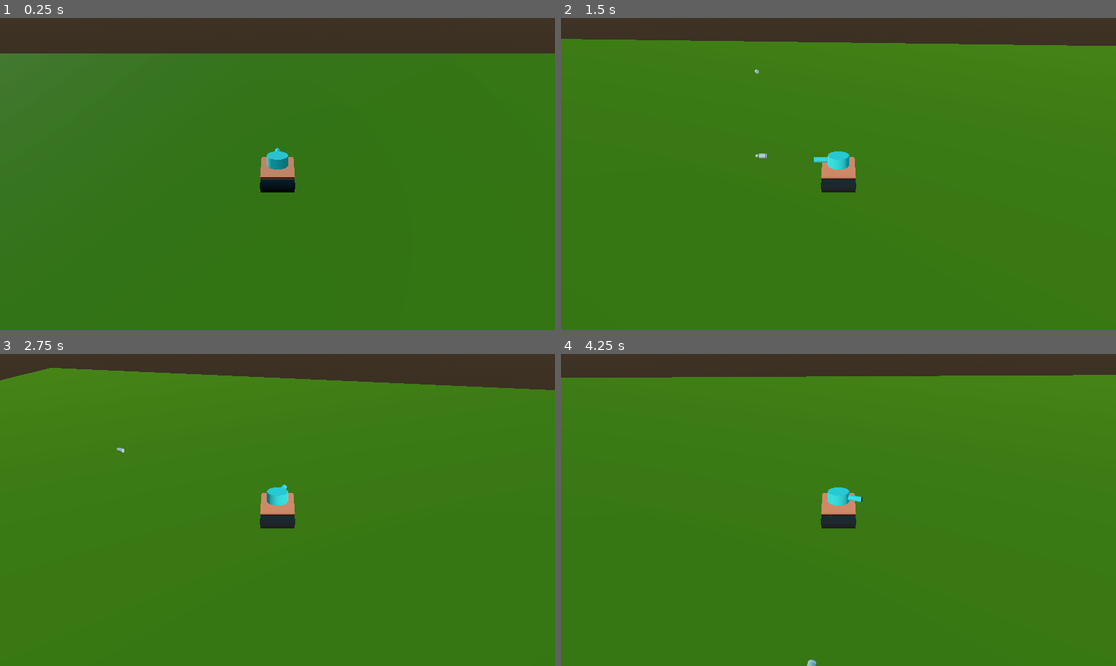
Above: before the commit, frames 1-4 (two rows, left to right).
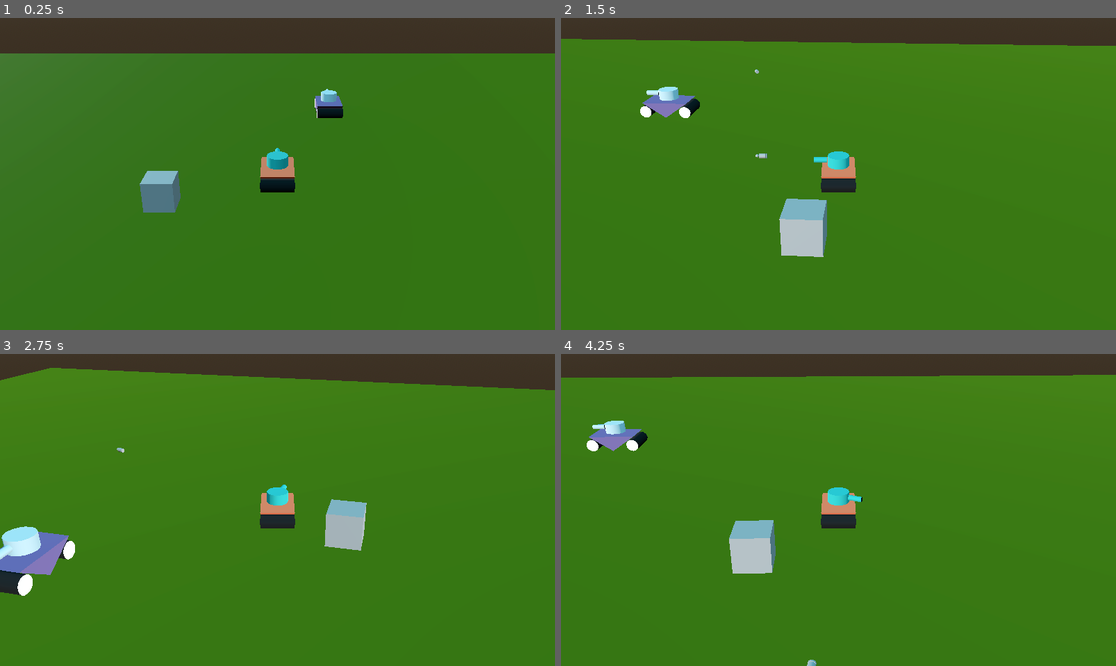
Above: after the commit, the same moments.

Repository: basavarajMHubli/GeoTanks
Game: Godot game, scene res://scenes/level_1.tscn
The game is run twice, just before and just after one commit, with the same random seed, the same clock (stepped at 60 frames per second) and the same inputs.
Inputs (mouse positions are in pixels of both pictures, inside the frame that each line leads up to):
- Up to frame 1 (0.25 s): no input
- Up to frame 2 (1.5 s): move the mouse to (960, 158) at 0.52 s; hold D (turn_right) 0.53-1.28 s; click (960, 158) at 0.6 s; move the mouse to (727, 189) at 1.27 s; hold S (move_backward) from 1.28 s (still down); click (727, 189) at 1.35 s
- Up to frame 3 (2.75 s): move the mouse to (333, 441) at 2.02 s; release S (move_backward) at 2.03 s; hold D (turn_right) from 2.03 s (still down); click (333, 441) at 2.1 s
- Up to frame 4 (4.25 s): move the mouse to (810, 572) at 2.77 s; release D (turn_right) at 2.78 s; hold W (move_forward) 2.78-3.53 s; click (810, 572) at 2.85 s; move the mouse to (1005, 556) at 3.52 s; hold A (turn_left) from 3.53 s (still down); click (1005, 556) at 3.6 s

The runs differ from the first frame. In frame 1, 1.3% of the frame differs, in the area x 25-62%, y 22-63%; in frame 2, 2.2%; in frame 3, 3.0%, in the area x 0-67%, y 46-78%; in frame 4, 2.0%.

Commit message:
Proto: Added enemy scene(no ai)

Diff:
--- /dev/null
+++ b/enemies/M_EnemyTank.tres
@@ -0,0 +1,6 @@
+[gd_resource type="StandardMaterial3D" load_steps=2 format=3 uid="uid://bjwcrwq8e01pp"]
+
+[ext_resource type="Texture2D" uid="uid://pyyn24muxywa" path="res://enemies/T_EnemyTank_color.png" id="1_jmp5e"]
+
+[resource]
+albedo_texture = ExtResource("1_jmp5e")
--- /dev/null
+++ b/enemies/enemy_tank.tscn
@@ -0,0 +1,25 @@
+[gd_scene load_steps=5 format=3 uid="uid://bi00ua5nemag2"]
+
+[ext_resource type="Material" uid="uid://bjwcrwq8e01pp" path="res://enemies/M_EnemyTank.tres" id="2_48gq8"]
+[ext_resource type="ArrayMesh" uid="uid://cskfsd56xm5dj" path="res://enemies/SM_EnemyBase.obj" id="3_2iten"]
+[ext_resource type="ArrayMesh" uid="uid://ciwgo0u0nbe2f" path="res://enemies/SM_EnemyTurret.obj" id="5_3mqte"]
+
+[sub_resource type="SphereShape3D" id="SphereShape3D_itc2q"]
+radius = 1.2568
+
+[node name="EnemyTank" type="CharacterBody3D"]
+
+[node name="base" type="MeshInstance3D" parent="."]
+material_override = ExtResource("2_48gq8")
+mesh = ExtResource("3_2iten")
+
+[node name="turret" type="MeshInstance3D" parent="."]
+material_override = ExtResource("2_48gq8")
+mesh = ExtResource("5_3mqte")
+
+[node name="FirePoint" type="Node3D" parent="turret"]
+transform = Transform3D(1, 0, 0, 0, 1, 0, 0, 0, 1, 0, 1, -2)
+
+[node name="CollisionShape3D" type="CollisionShape3D" parent="."]
+transform = Transform3D(1, 0, 0, 0, 1, 0, 0, 0, 1, 0, 0.237448, 0)
+shape = SubResource("SphereShape3D_itc2q")
--- a/scenes/level_1.tscn
+++ b/scenes/level_1.tscn
@@ -1,7 +1,8 @@
-[gd_scene load_steps=8 format=3 uid="uid://ckij8dukvmh82"]
+[gd_scene load_steps=9 format=3 uid="uid://ckij8dukvmh82"]
 
 [ext_resource type="Material" uid="uid://ck5yy6bnnfhoe" path="res://environment/test_ground.tres" id="1_v08iv"]
 [ext_resource type="PackedScene" uid="uid://buukchwddsq16" path="res://player_tank/player_tank.tscn" id="2_eqnba"]
+[ext_resource type="PackedScene" uid="uid://bi00ua5nemag2" path="res://enemies/enemy_tank.tscn" id="3_g4lg8"]
 
 [sub_resource type="ProceduralSkyMaterial" id="ProceduralSkyMaterial_b4fk2"]
 sky_top_color = Color(0.352941, 0.745098, 0.964706, 1)
@@ -43,3 +44,10 @@
 
 [node name="DirectionalLight3D" type="DirectionalLight3D" parent="."]
 transform = Transform3D(-0.611527, 0.159098, -0.775063, 0, 0.979575, 0.201079, 0.791224, 0.122965, -0.599037, -0.459754, 6.39808, 0)
+
+[node name="obstacle_tmp" type="CSGBox3D" parent="."]
+transform = Transform3D(1, 0, 0, 0, 1, 0, 0, 0, 1, -6.09317, 1.71651, 0)
+size = Vector3(2, 2, 2)
+
+[node name="EnemyTank" parent="." instance=ExtResource("3_g4lg8")]
+transform = Transform3D(1, 0, 0, 0, 1, 0, 0, 0, 1, 5.55706, 3.9617, -10.8364)
Not shown, added: enemies/SM_EnemyBase.obj
Not shown, added: enemies/SM_EnemyBase.obj.import
Not shown, added: enemies/SM_EnemyTurret.obj
Not shown, added: enemies/SM_EnemyTurret.obj.import
Binary file added: enemies/T_EnemyTank_color.png
Not shown, added: enemies/T_EnemyTank_color.png.import
